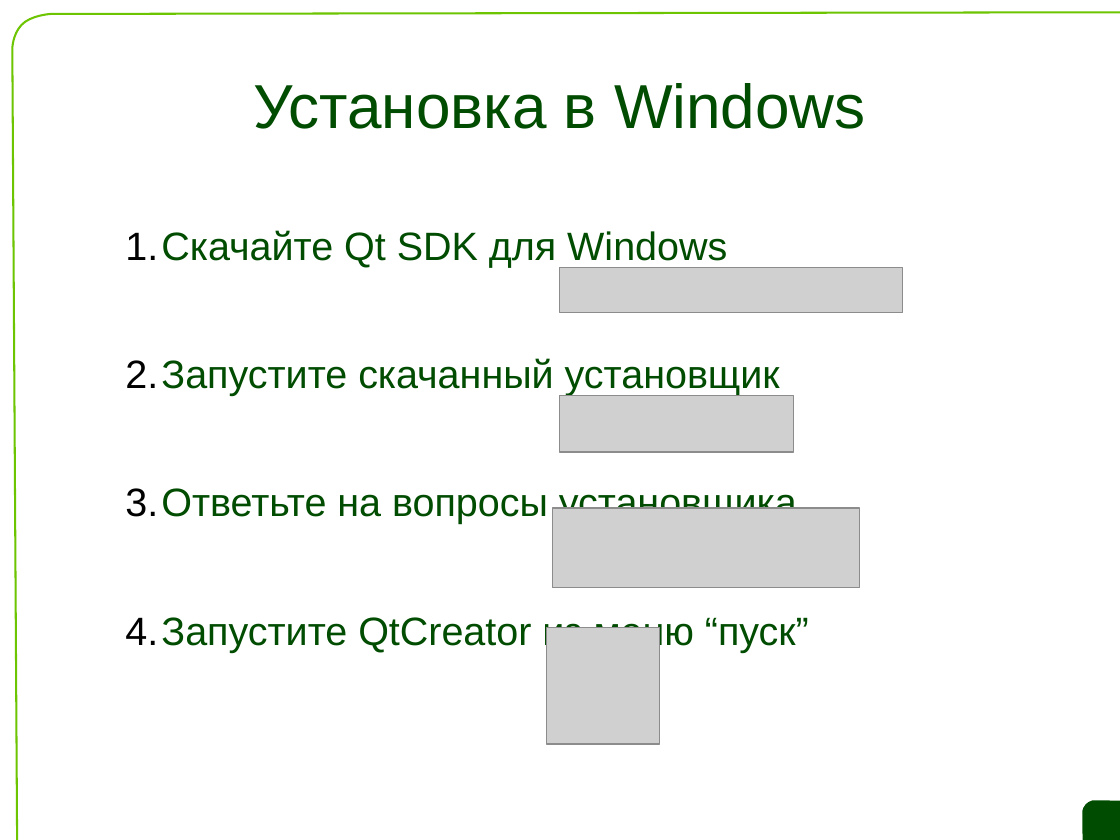
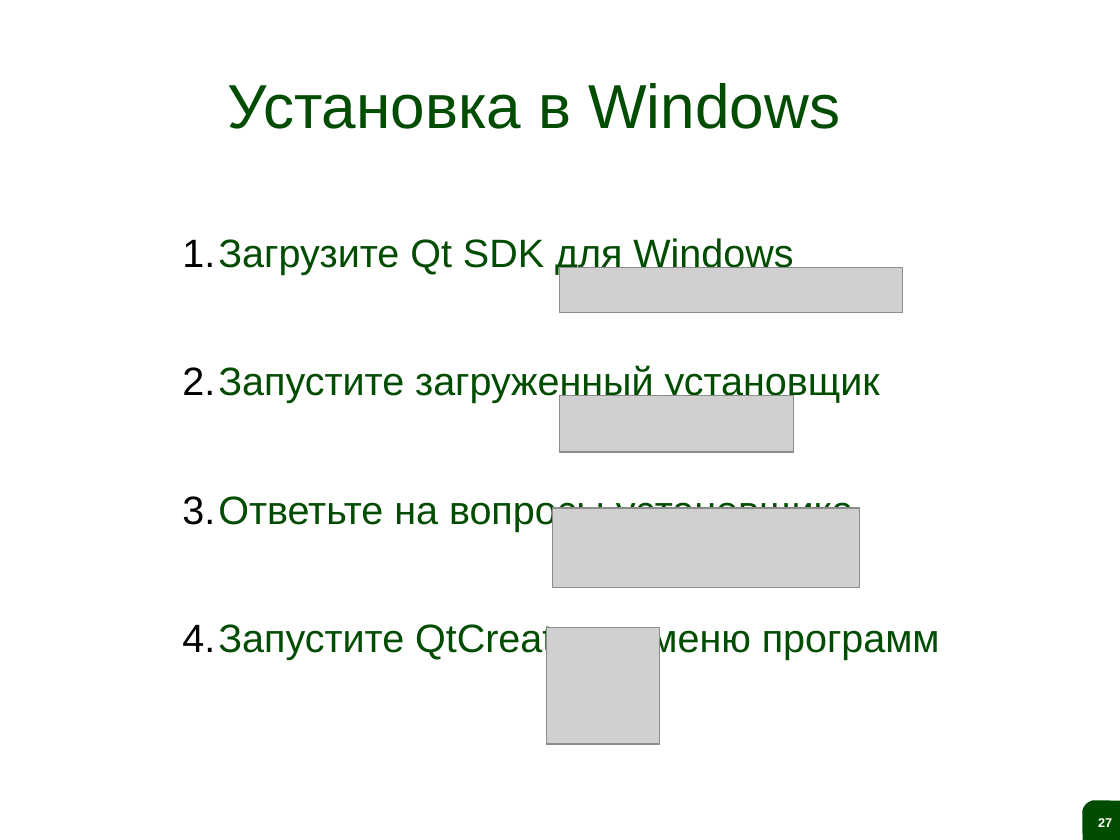
Before and after one commit to saa/qecm, a slide deck: slide 27 of Lectures and Exercises/L01 - The ideas behind Qt and a live demo/L1 Slides.odp. Drawn at 1120x840 pixels with LibreOffice and Linux fonts; fonts in the diff are those of the drawing; grey boxes stand for pictures; background and template pictures are left out. Boxes give left, top, right and bottom in pixels: in the first picture for what was removed or moved away, otherwise in the second. Text is boxed around its words. In the diff, an @@ line names an element or a change of style, - is before the commit and + after.

```diff
--- a/Lectures and Exercises/L01 - The ideas behind Qt and a live demo/L1 Slides.odp
+++ b/Lectures and Exercises/L01 - The ideas behind Qt and a live demo/L1 Slides.odp
@@ freeform shape removed at (12, 12, 1120, 840) @@
@@ title "Установка в Windows": place and size @@
-title "Установка в Windows" at (253, 83, 866, 129)
+title "Установка в Windows" at (228, 83, 840, 129)
@@ text "Загрузите Qt SDK для Windows": place and size @@
-text "Загрузите Qt SDK для Windows" at (125, 230, 809, 653)
+text "Загрузите Qt SDK для Windows" at (182, 238, 940, 660)
@@ text at (182, 238, 880, 403): text changed @@
-1. Cкачайте Qt SDK для Windows
-2. Запустите скачанный установщик
+1. Загрузите Qt SDK для Windows
+2. Запустите загруженный установщик
@@ text at (182, 621, 940, 660): text changed @@
-4. Запустите QtCreator из меню “пуск”
+4. Запустите QtCreator из меню программ
@@ freeform shape removed at (1082, 801, 1120, 840) @@
@@ page number added at (1082, 801, 1120, 840), fill #004C00, 9 pt, text #FFFFFF, bold @@
+27
```
Also in this commit, not shown: 29 other slides changed, 1 slide added, 1 slide removed, 1 other file.
